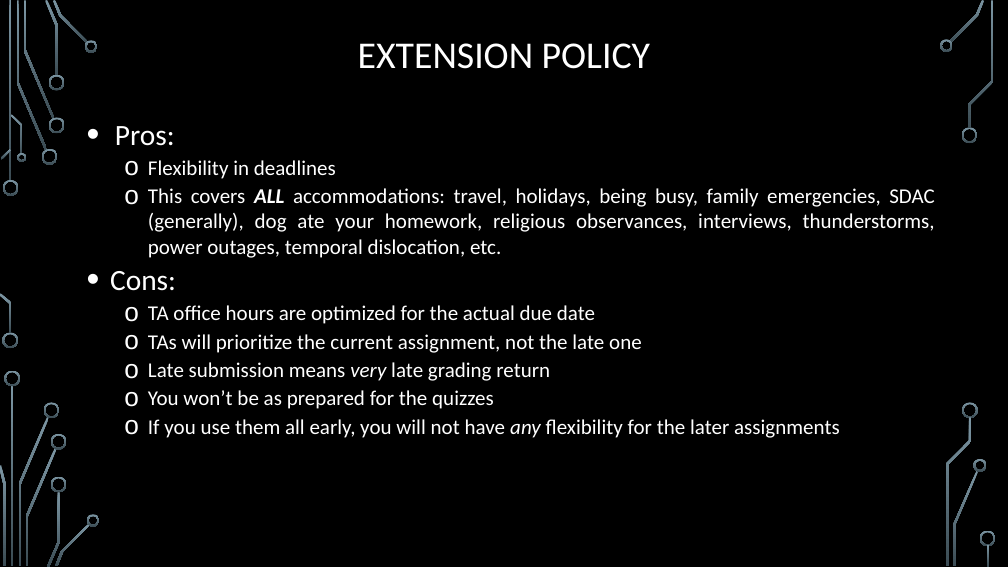
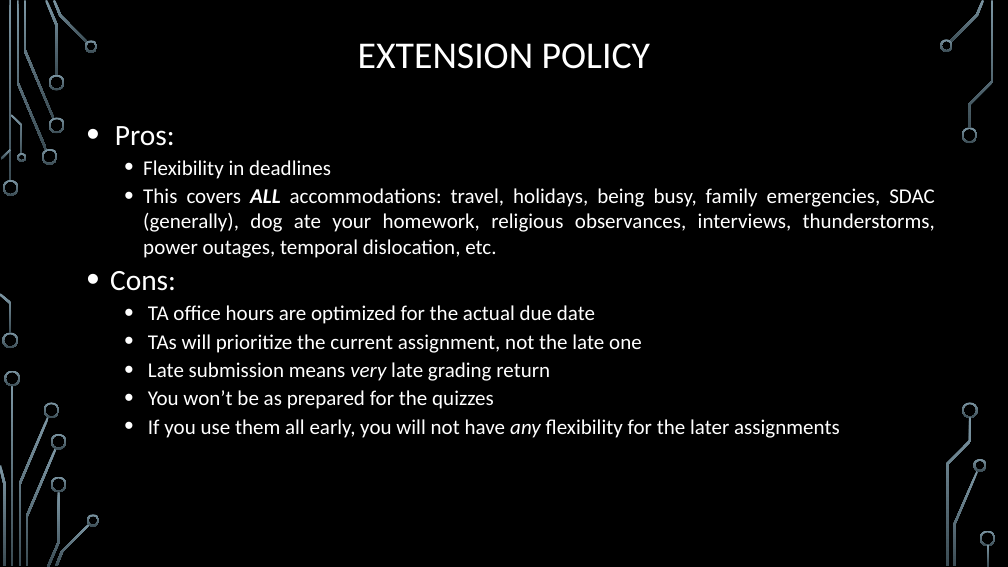
Before and after one commit to markfloryan/dsa2, a slide deck: slide 21 of slides/00-Introduction.pptx. Drawn at 1008x567 pixels with LibreOffice and Linux fonts; fonts in the diff are those of the drawing; background and template pictures are left out. Boxes give left, top, right and bottom in pixels: in the first picture for what was removed or moved away, otherwise in the second. Text is boxed around its words. In the diff, an @@ line names an element or a change of style, - is before the commit and + after.

```diff
--- a/slides/00-Introduction.pptx
+++ b/slides/00-Introduction.pptx
@@ text at (143,160,935,438): bullet o to • @@
```
Also in this commit, not shown: 8 other slides changed, 2 other files.
